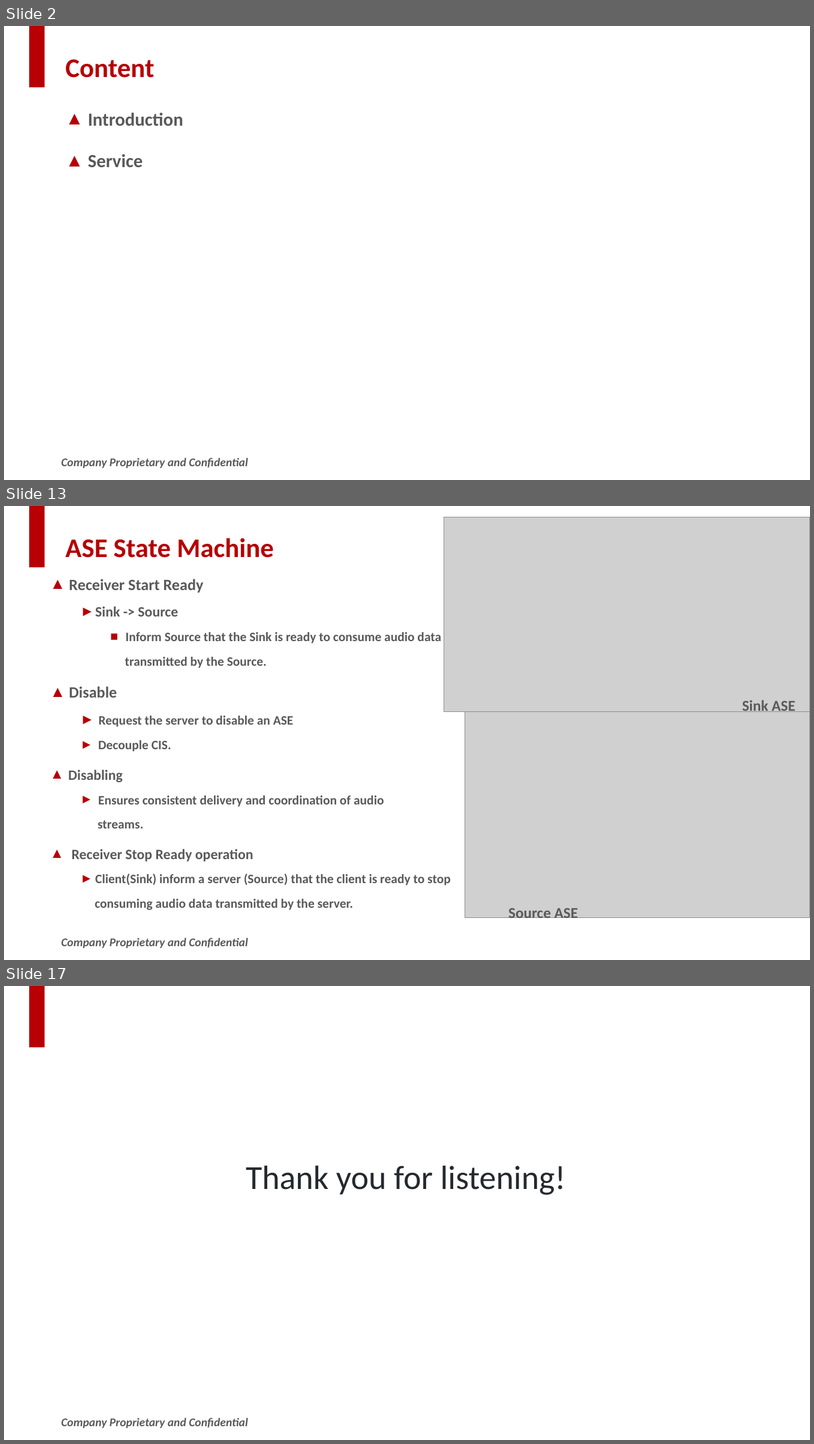
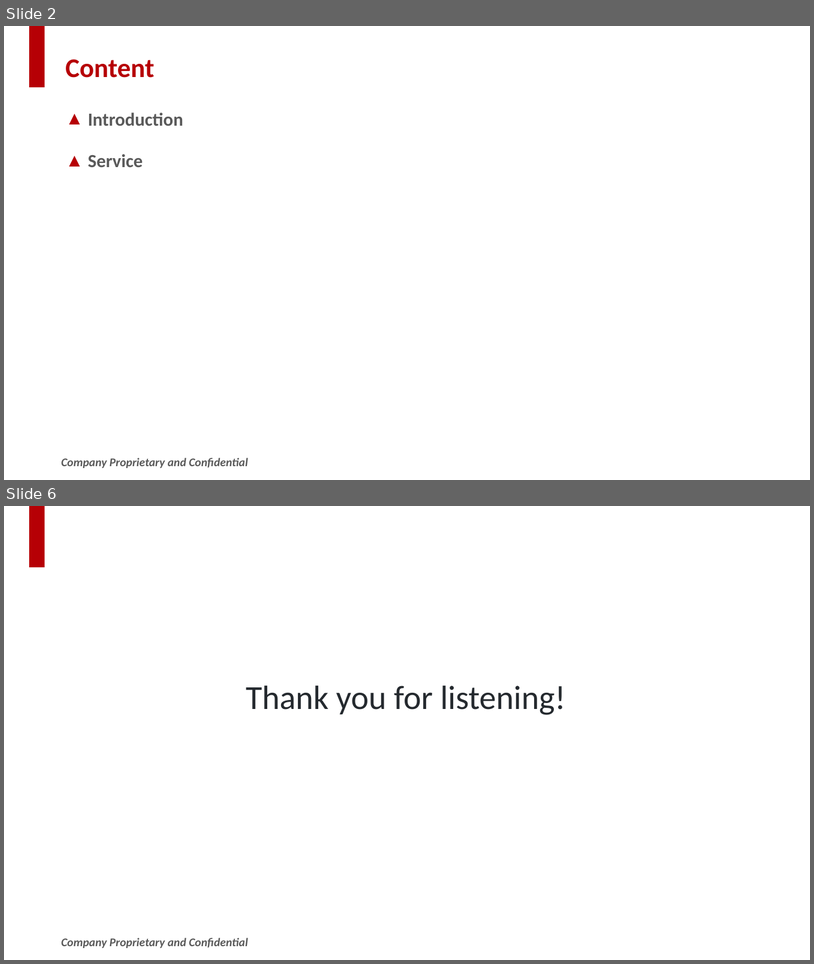
Before and after one commit to SWJTUjch/obsidian, a slide deck: Bluetooth/LE Audio/MICS/LE_Audio_MICS_MICP_sharing.pptx. Shown one above the other, each under a label of ours: slides 2, 13 and 17 before the commit, slides 2 and 6 after it; the slides between them are not shown. The pictures are 814x1444 and 814x964 pixels, drawn with LibreOffice and Linux fonts; fonts in the diff are those of the drawing; grey boxes stand for pictures; background and template pictures are left out. Boxes give left, top, right and bottom in pixels: in the first picture for what was removed or moved away, otherwise in the second. Text is boxed around its words. In the diff, an @@ line names an element or a change of style, - is before the commit and + after.

```diff
--- a/Bluetooth/LE Audio/MICS/LE_Audio_MICS_MICP_sharing.pptx
+++ b/Bluetooth/LE Audio/MICS/LE_Audio_MICS_MICP_sharing.pptx
@@ slide 13 removed at (4,506,810,960), background #FFFFFF; not listed: 2 template elements that a slide beside it also shows @@
@@ picture removed at (444,517,810,712) @@
@@ title removed at (65,538,274,558) @@
-ASE State Machine
@@ text removed at (68,579,451,910) @@
-▲ Receiver Start Ready
-  ► Sink -> Source
-    ■ Inform Source that the Sink is ready to consume audio data
-    transmitted by the Source.
-▲ Disable
-  ► Request the server to disable an ASE
-  ► Decouple CIS.
-▲ Disabling
-  ► Ensures consistent delivery and coordination of audio
-  streams.
-▲ Receiver Stop Ready operation
-  ► Client(Sink) inform a server (Source) that the client is ready to stop
-  consuming audio data transmitted by the server.
@@ text removed at (743,700,795,712) @@
-Sink ASE
@@ picture removed at (465,712,810,918) @@
@@ text removed at (509,907,578,921) @@
-Source ASE
@@ what was slide 17 is now slide 6 @@
```
Also in this commit, not shown: 2 slides changed, 2 slides added, 12 other slides removed.
